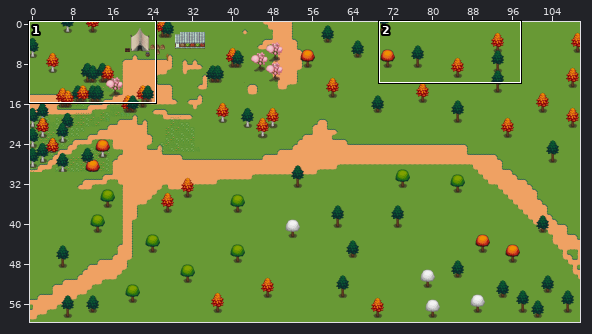
One commit to this Tiled map: core/assets/Map/Base.tmx. Above: a wide view before the commit, with the close-up outlined.
Close-up. Before:
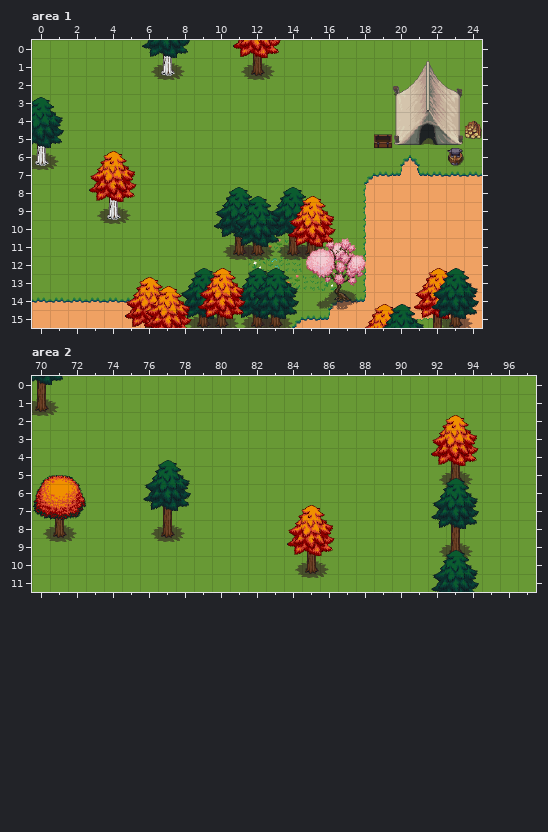
Cells are 32x32 px. Shown: area 1 x 0..24, y 0..15; area 2 x 70..97, y 0..11. The commit also changed other parts of the map, which this record leaves out.
And afterwards:
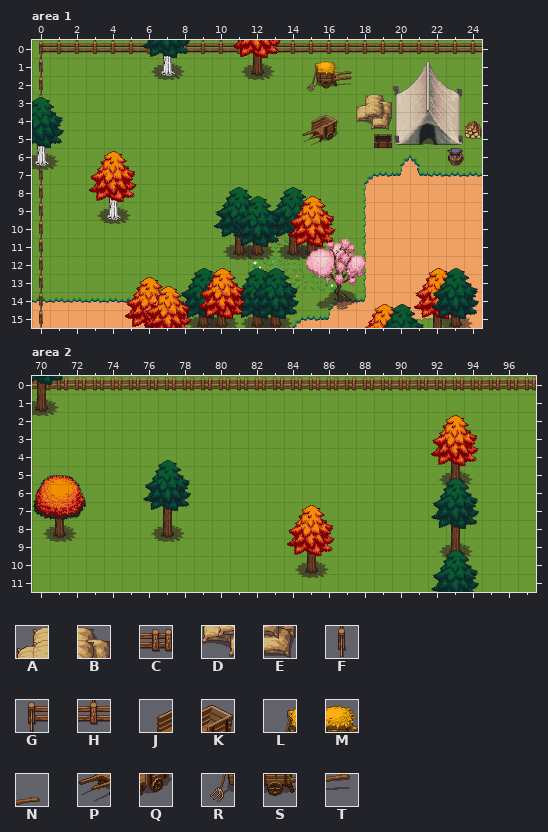
Key: from "Outside": A 527, B 528, C 551, D 559, E 560, F 577, G 608, H 673, J 809, K 810, L 838, M 839, N 840, P 841, Q 842, R 870, S 871, T 872.
_ is an empty cell.
Tiles of an added or newly shown layer are drawn over the layers below it.
Diff:
{"where": "layer \"Fance\" (added), area 1"}
{"y":0,"x":0,"old":"_______","new":"GHHHHHH"}
{"y":0,"x":8,"old":"____","new":"HHHH"}
{"y":0,"x":13,"old":"____________","new":"HHHHHHHHHHHH"}
{"y":1,"x":0,"old":"_","new":"F"}
{"y":2,"x":0,"old":"_","new":"F"}
{"y":3,"x":0,"old":"_","new":"F"}
{"y":7,"x":0,"old":"_","new":"F"}
{"y":8,"x":0,"old":"_","new":"F"}
{"y":9,"x":0,"old":"_","new":"F"}
{"y":10,"x":0,"old":"_","new":"F"}
{"y":11,"x":0,"old":"_","new":"F"}
{"y":12,"x":0,"old":"_","new":"F"}
{"y":13,"x":0,"old":"_","new":"F"}
{"y":14,"x":0,"old":"_","new":"F"}
{"y":15,"x":0,"old":"_","new":"F"}
{"where": "layer \"Cart\" (added), area 1"}
{"y":1,"x":15,"old":"___","new":"LMN"}
{"y":2,"x":15,"old":"___","new":"RST"}
{"y":3,"x":18,"old":"__","new":"AB"}
{"y":4,"x":15,"old":"__","new":"JK"}
{"y":4,"x":18,"old":"__","new":"DE"}
{"y":5,"x":15,"old":"__","new":"PQ"}
{"where": "layer \"Fance\" (added), area 2"}
{"y":0,"x":70,"old":"____________________________","new":"CCCCCCCCCCCCCCCCCCCCCCCCCCCC"}
